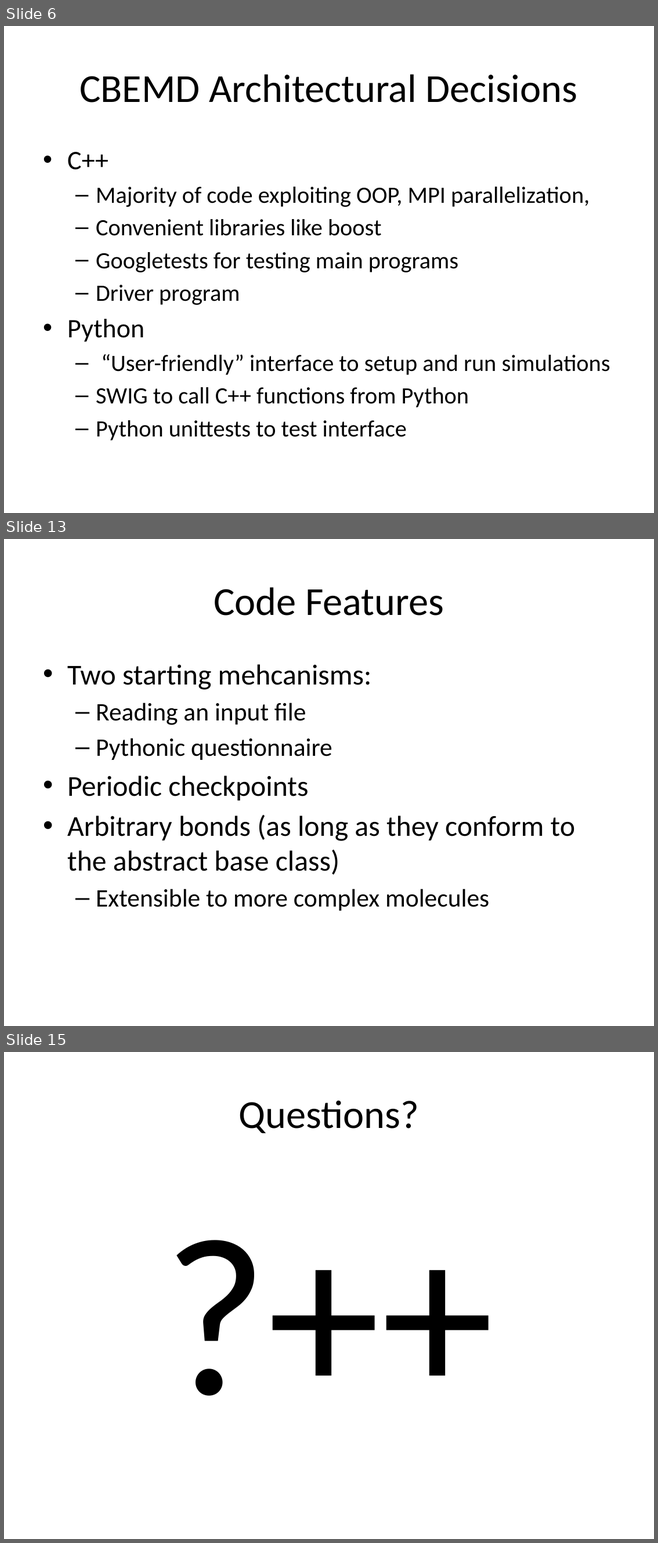
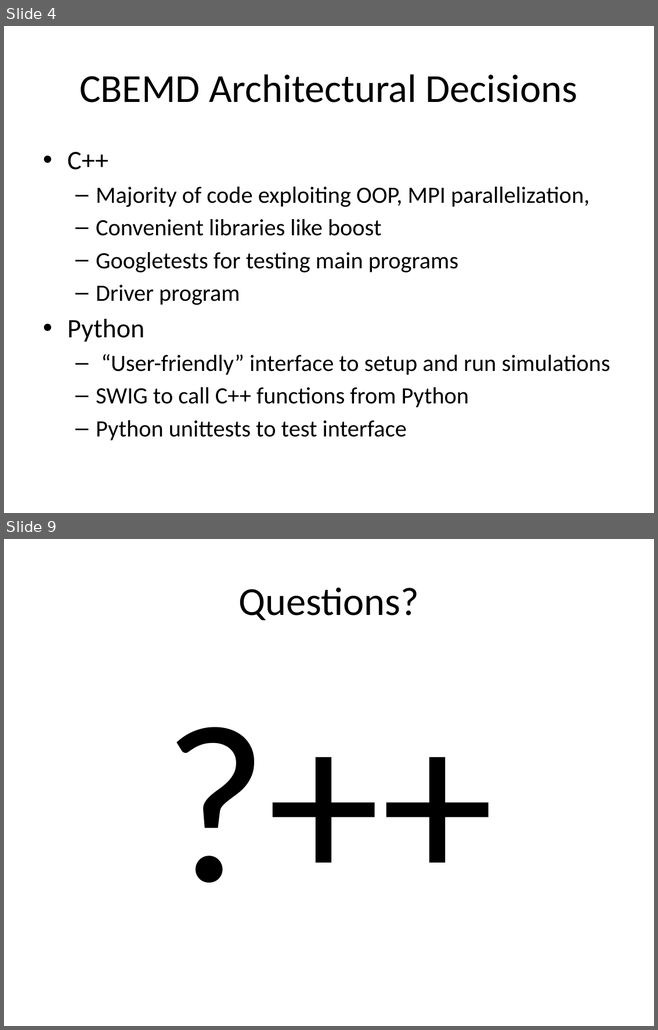
Before and after one commit to PrincetonUniversity/PrincetonCBEMDMPI, a slide deck: designreview/designreview.pptx. Shown one above the other, each under a label of ours: slides 6, 13 and 15 before the commit, slides 4 and 9 after it; the slides between them are not shown. The pictures are 658x1543 and 658x1030 pixels, drawn with LibreOffice and Linux fonts; fonts in the diff are those of the drawing. Boxes give left, top, right and bottom in pixels: in the first picture for what was removed or moved away, otherwise in the second. Text is boxed around its words. In the diff, an @@ line names an element or a change of style, - is before the commit and + after.

```diff
--- a/designreview/designreview.pptx
+++ b/designreview/designreview.pptx
@@ slide 13 removed at bbox=[4, 539, 654, 1026], background #FFFFFF @@
@@ title removed at bbox=[213, 587, 444, 616] @@
-Code Features
@@ text removed at bbox=[67, 664, 575, 911] @@
-• Two starting mehcanisms:
-  – Reading an input ﬁle
-  – Pythonic questionnaire
-• Periodic checkpoints
-• Arbitrary bonds (as long as they conform to the abstract base class)
-  – Extensible to more complex molecules
@@ what was slide 6 is now slide 4 @@
@@ what was slide 15 is now slide 9 @@
```
Also in this commit, not shown: 1 slide changed, 3 slides added, 8 other slides removed.
